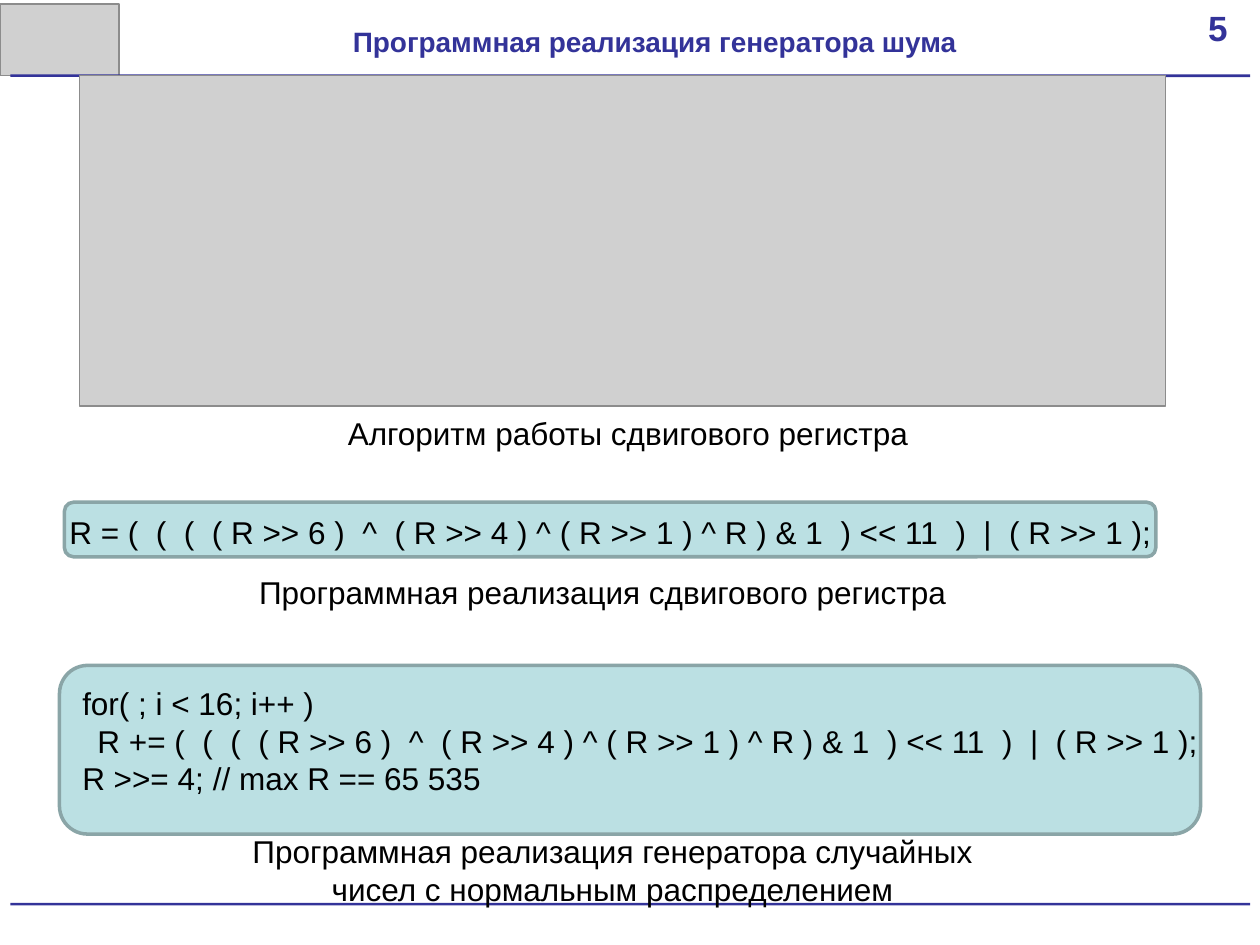
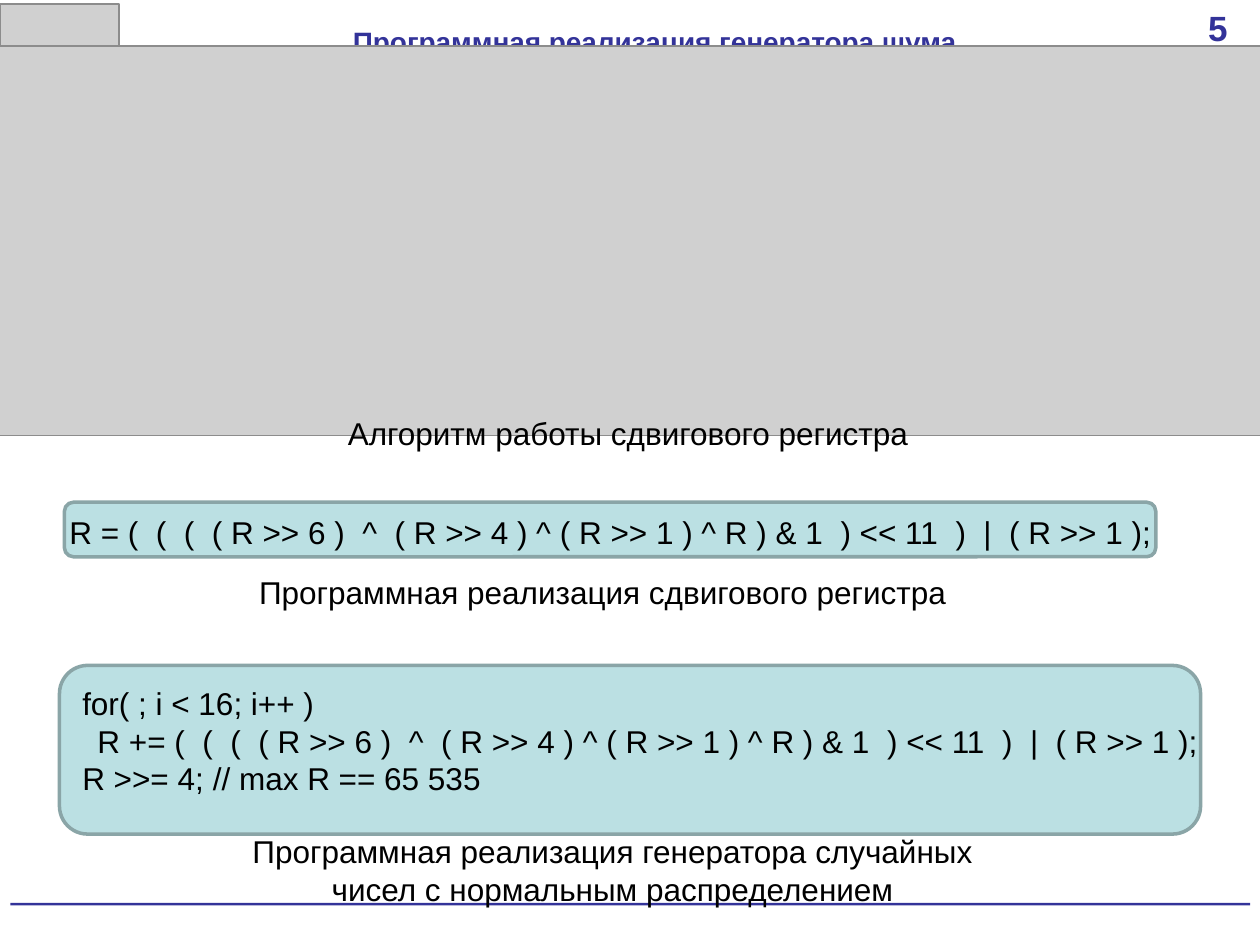
Before and after one commit to scorpion-afi/oscilator, a slide deck: slide 8 of documentation/Presentation.pptx. Drawn at 1260x945 pixels with LibreOffice and Linux fonts; fonts in the diff are those of the drawing; grey boxes stand for pictures. Boxes give left, top, right and bottom in pixels: in the first picture for what was removed or moved away, otherwise in the second. Text is boxed around its words. In the diff, an @@ line names an element or a change of style, - is before the commit and + after.

```diff
--- a/documentation/Presentation.pptx
+++ b/documentation/Presentation.pptx
@@ text "5" rewrapped from box(1176, 0, 1260, 71) to box(1208, 17, 1227, 47) @@
@@ picture: place and size @@
-picture at box(79, 76, 1166, 406)
+picture at box(0, 47, 1260, 436)
@@ line removed from (10, 76) to (1250, 76) @@
```
Also in this commit, not shown: 1 other slide changed, 8 slides added, 1 slide removed, 2 other files.
